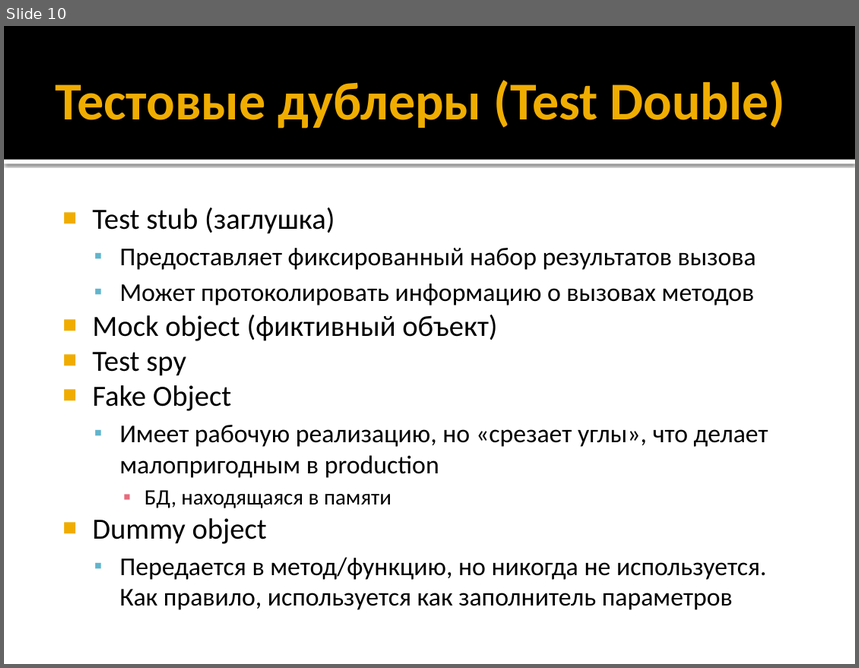
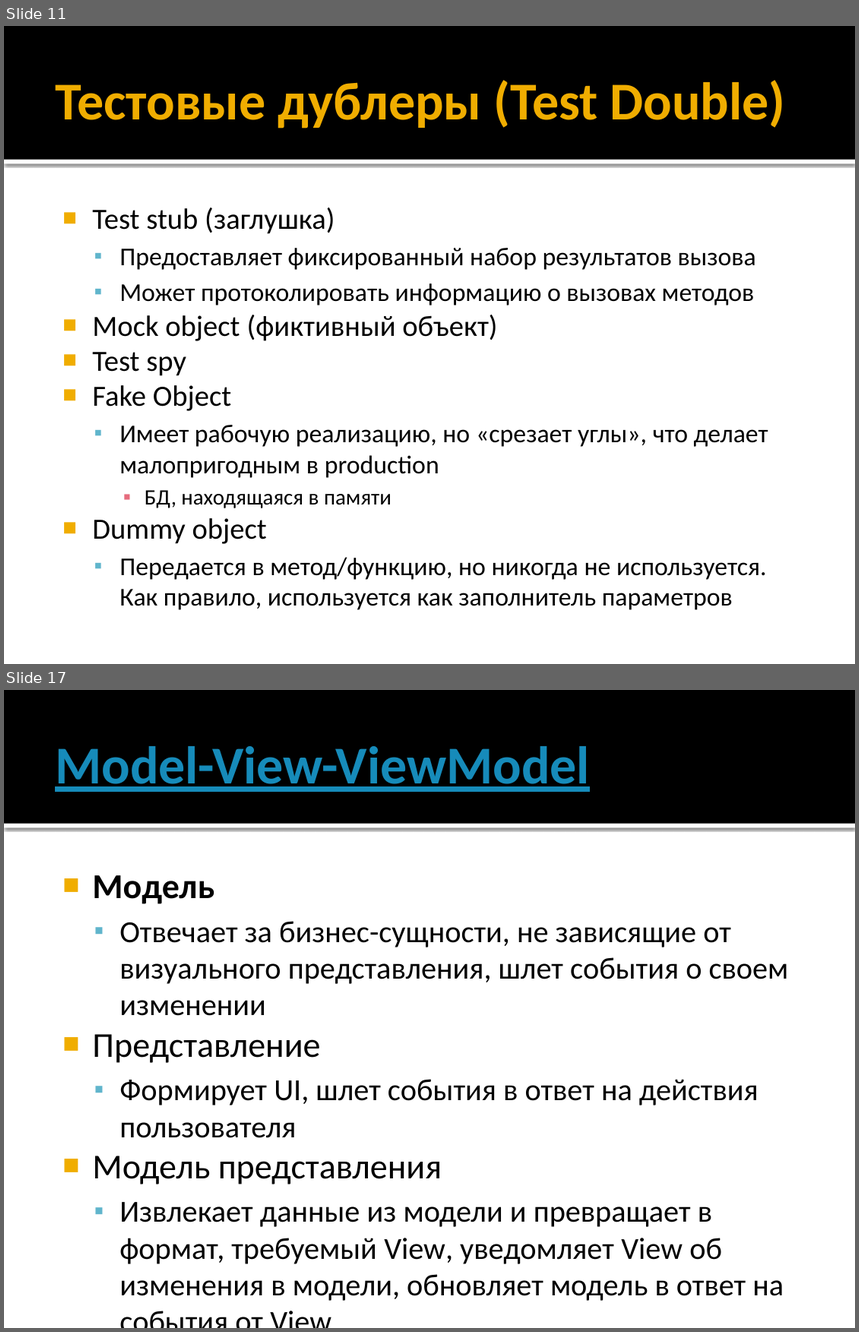
Before and after one commit to iv-sergius/ood, a slide deck: lectures/mvxx/mvxx.pptx. Shown one above the other, each under a label of ours: slide 10 before the commit, slides 11 and 17 after it; the slides between them are not shown. The pictures are 859x668 and 859x1332 pixels, drawn with LibreOffice and Linux fonts; fonts in the diff are those of the drawing. Boxes give left, top, right and bottom in pixels: in the first picture for what was removed or moved away, otherwise in the second. Text is boxed around its words. In the diff, an @@ line names an element or a change of style, - is before the commit and + after.

```diff
--- a/lectures/mvxx/mvxx.pptx
+++ b/lectures/mvxx/mvxx.pptx
@@ slide 17 added at <box>4,690,855,1328</box>, background #FFFFFF; not listed: 2 template elements that a slide beside it also shows @@
@@ title added at <box>55,746,590,792</box>, 45 pt, text #168BBA, bold, underline @@
+Model-View-ViewModel
@@ text added at <box>92,875,789,1296</box>, 25.9 pt, text #000000 @@
+■ Модель
+  ▪ Отвечает за бизнес-сущности, не зависящие от визуального представления, шлет события о своем изменении
+■ Представление
+  ▪ Формирует UI, шлет события в ответ на действия пользователя
+■ Модель представления
+  ▪ Извлекает данные из модели и превращает в формат, требуемый View, уведомляет View об изменения в модели, обновляет модель в ответ на события от View
@@ what was slide 10 is now slide 11 @@
```
Also in this commit, not shown: 3 slides changed, 7 other slides added.
